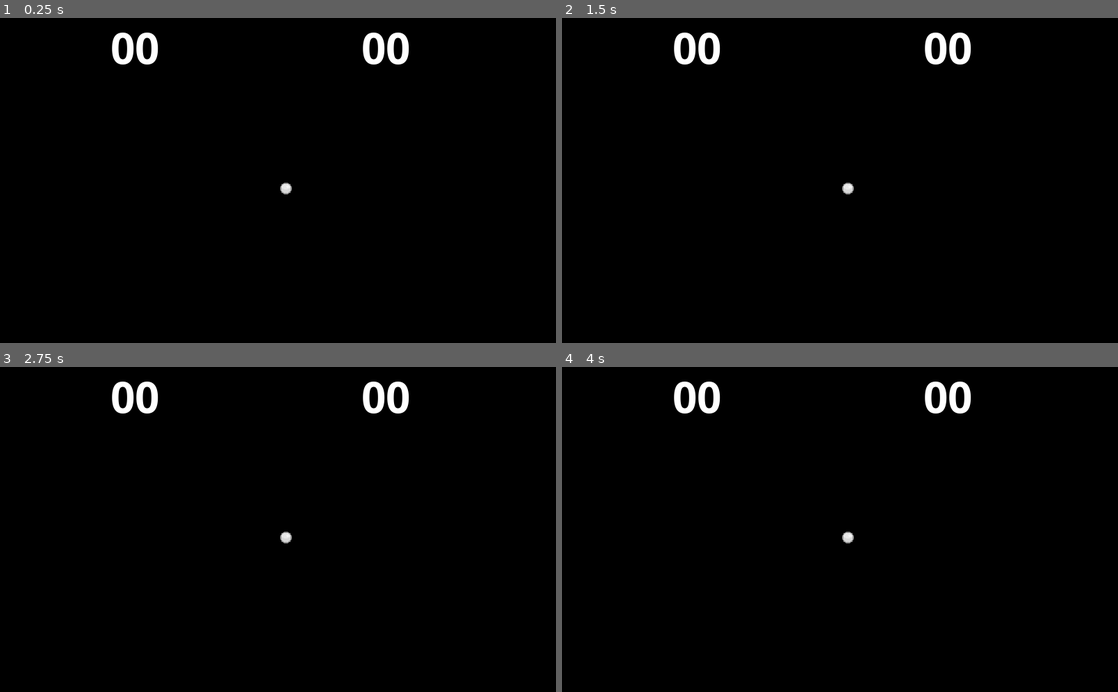
Above: before the commit, frames 1-4 (two rows, left to right).
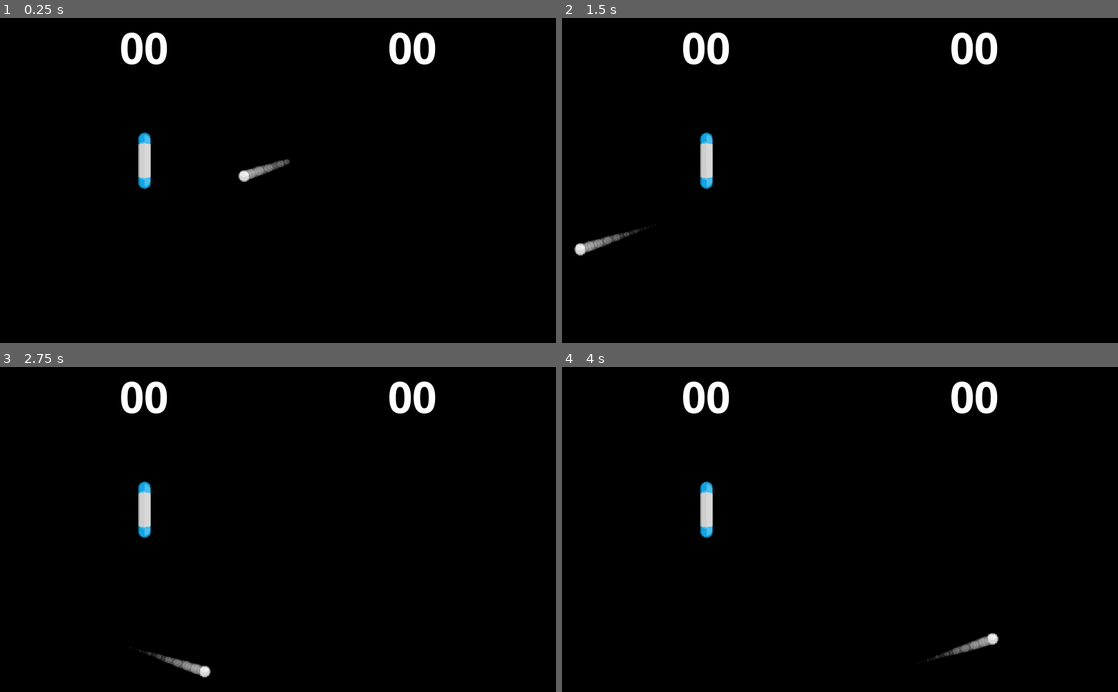
Above: after the commit, the same moments.

Repository: F1r3f0x/Godot3-ClonePong
Game: Godot game, scene res://Scenes/Main.tscn
Same seed, same stepped clock (60 frames per second), same inputs: the game is played once before the commit and once after it.
Inputs (mouse positions are in pixels of both pictures, inside the frame that each line leads up to):
- Up to frame 1 (0.25 s): no input
- Up to frame 2 (1.5 s): move the mouse to (962, 164) at 0.52 s; hold W (player_1_up) 0.53-1.28 s; tap L (player_2_down) at 0.6 s; move the mouse to (728, 196) at 1.27 s; hold S (player_1_down) from 1.28 s (still down); tap O (player_2_up) at 1.35 s
- Up to frame 3 (2.75 s): move the mouse to (333, 458) at 2.02 s; release S (player_1_down) at 2.03 s; hold W (player_1_up) from 2.03 s (still down); tap L (player_2_down) at 2.1 s
- Up to frame 4 (4 s): move the mouse to (812, 594) at 2.77 s; tap O (player_2_up) at 2.85 s; move the mouse to (1006, 578) at 3.52 s; release W (player_1_up) at 3.53 s; hold S (player_1_down) from 3.53 s (still down); tap L (player_2_down) at 3.6 s

The runs differ from the first frame. In frame 1, 2.1% of the frame differs, in the area x 20-79%, y 4-55%; in frame 2, 2.1%, in the area x 2-79%, y 4-74%; in frame 3, 2.1%; in frame 4, 2.1%.
Error before the commit: Invalid set index 'PLAYING' (on base: 'null instance') with value of type 'bool'. (res://Scripts/Main.gd:11)

Commit message:
Paddle test scene

Diff:
--- a/Scenes/Main.tscn
+++ b/Scenes/Main.tscn
@@ -1,23 +1,32 @@
-[gd_scene load_steps=4 format=2]
+[gd_scene load_steps=5 format=2]
 
 [ext_resource path="res://Scripts/Main.gd" type="Script" id=1]
 [ext_resource path="res://assets/fonts/open_sans_bold.tres" type="DynamicFont" id=2]
 [ext_resource path="res://Scenes/Ball.tscn" type="PackedScene" id=3]
+[ext_resource path="res://Scenes/Paddle.tscn" type="PackedScene" id=4]
 
 [node name="Main" type="Node2D" index="0"]
 
 script = ExtResource( 1 )
 TESTING = false
-ball = NodePath("Ball")
+ballPath = NodePath("Ball")
 
-[node name="GUI" type="MarginContainer" parent="." index="0"]
+[node name="GUI" type="CanvasLayer" parent="." index="0"]
+
+editor/display_folded = true
+layer = 1
+offset = Vector2( 0, 0 )
+rotation = 0.0
+scale = Vector2( 1, 1 )
+transform = Transform2D( 1, 0, 0, 1, 0, 0 )
+
+[node name="GUIElements" type="MarginContainer" parent="GUI" index="0"]
 
 anchor_left = 0.0
 anchor_top = 0.0
 anchor_right = 1.0
 anchor_bottom = 1.0
-margin_right = 960.0
-margin_bottom = 46.0
+margin_bottom = -490.0
 rect_pivot_offset = Vector2( 0, 0 )
 rect_clip_content = false
 mouse_filter = 0
@@ -27,9 +36,9 @@
 custom_constants/margin_right = 20
 custom_constants/margin_top = 0
 custom_constants/margin_left = 20
-_sections_unfolded = [ "Anchor", "Margin", "Rect", "custom_constants" ]
+_sections_unfolded = [ "Pause", "Visibility" ]
 
-[node name="Score" type="HBoxContainer" parent="GUI" index="0"]
+[node name="Score" type="HBoxContainer" parent="GUI/GUIElements" index="0"]
 
 anchor_left = 0.0
 anchor_top = 0.0
@@ -47,7 +56,7 @@
 alignment = 0
 _sections_unfolded = [ "Margin" ]
 
-[node name="ScoreLeft" type="Label" parent="GUI/Score" index="0"]
+[node name="ScoreLeft" type="Label" parent="GUI/GUIElements/Score" index="0"]
 
 anchor_left = 0.0
 anchor_top = 0.0
@@ -69,7 +78,7 @@
 max_lines_visible = -1
 _sections_unfolded = [ "Anchor", "Grow Direction", "Margin", "Rect", "Size Flags", "custom_fonts" ]
 
-[node name="ScoreRight" type="Label" parent="GUI/Score" index="1"]
+[node name="ScoreRight" type="Label" parent="GUI/GUIElements/Score" index="1"]
 
 anchor_left = 0.0
 anchor_top = 0.0
@@ -94,4 +103,9 @@
 
 [node name="Ball" parent="." index="1" instance=ExtResource( 3 )]
 
-position = Vector2( 526.874, 314.301 )
+position = Vector2( 532.874, 264.301 )
+PLAYING = true
+
+[node name="Paddle" parent="." index="2" instance=ExtResource( 4 )]
+
+position = Vector2( 266.21, 262.962 )
